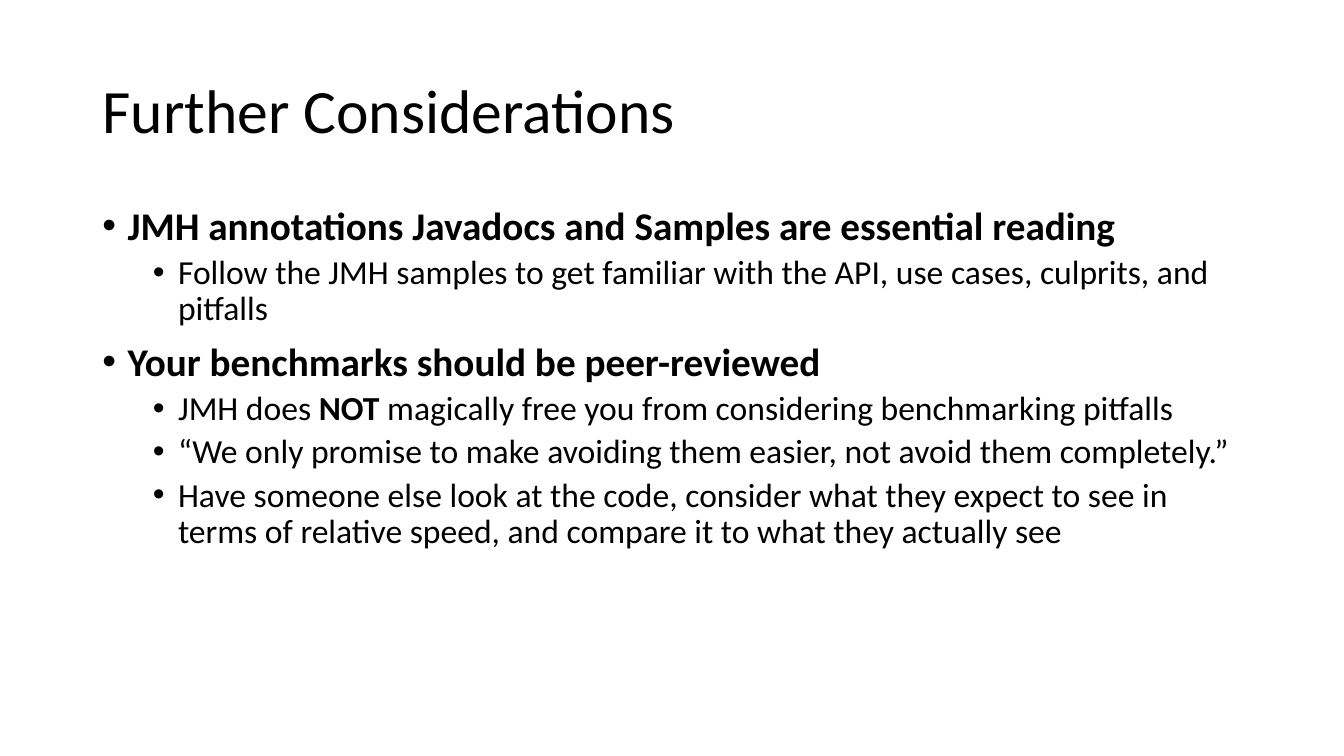
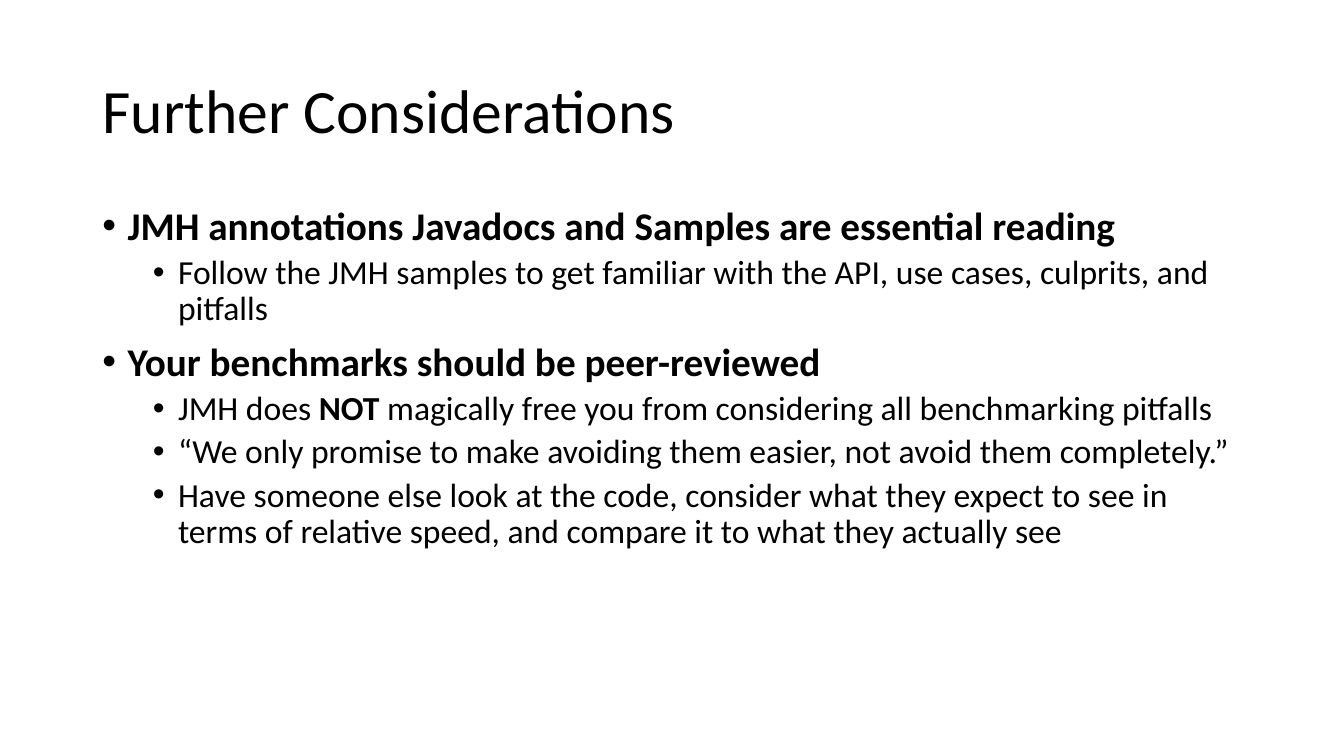
Before and after one commit to tresat/JMH-Presentation, a slide deck: slide 40 of doc/slides.pptx (slide 41 before the commit). Drawn at 1344x756 pixels with LibreOffice and Linux fonts; fonts in the diff are those of the drawing. Boxes give left, top, right and bottom in pixels: in the first picture for what was removed or moved away, otherwise in the second. Text is boxed around its words. In the diff, an @@ line names an element or a change of style, - is before the commit and + after.

```diff
--- a/doc/slides.pptx
+++ b/doc/slides.pptx
@@ text at [178, 396, 1212, 426]: text changed @@
-  • JMH does NOT magically free you from considering benchmarking pitfalls
+  • JMH does NOT magically free you from considering all benchmarking pitfalls
```
Also in this commit, not shown: 10 other slides changed, 7 slides added, 8 slides removed, 13 other files.
